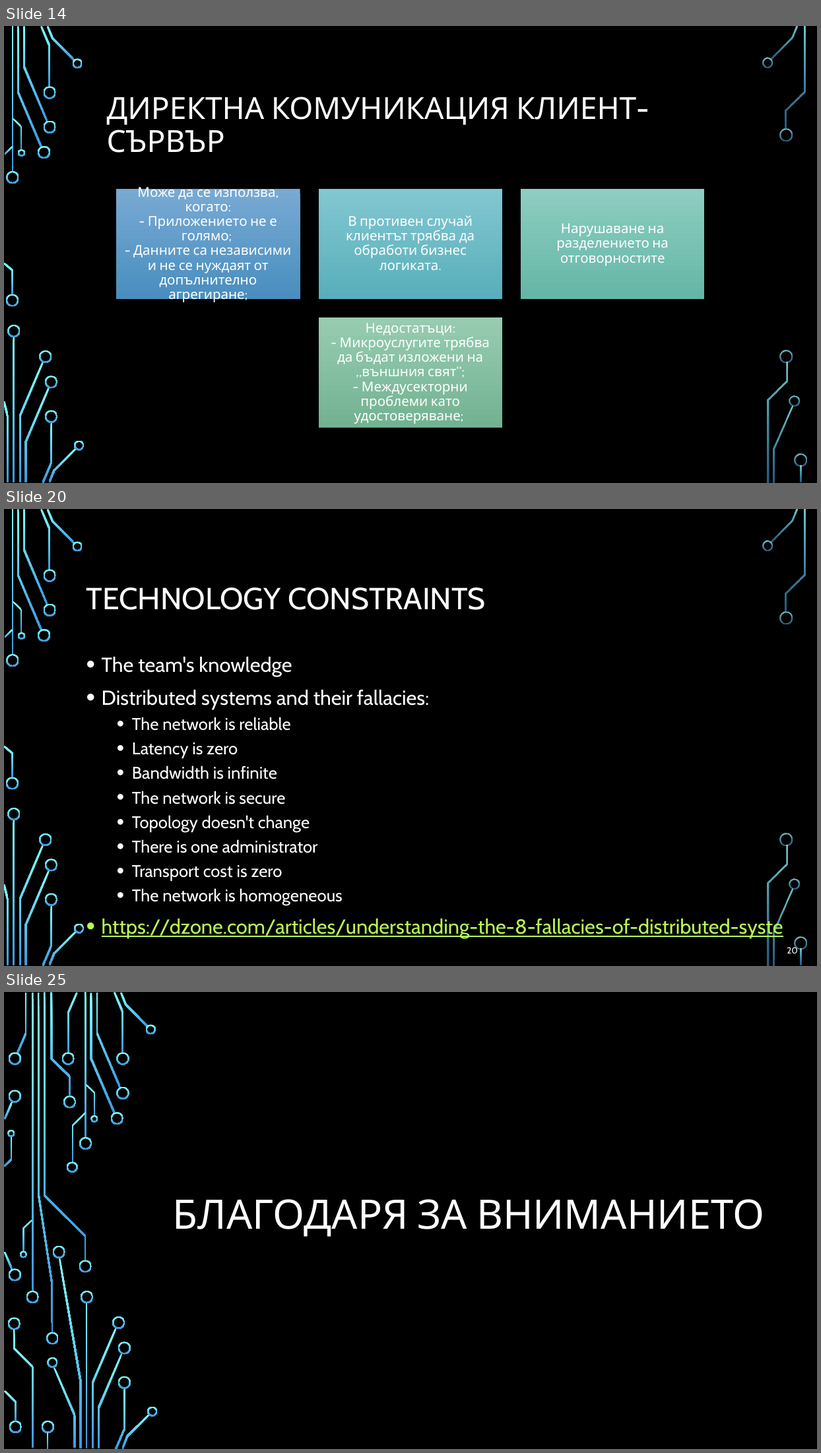
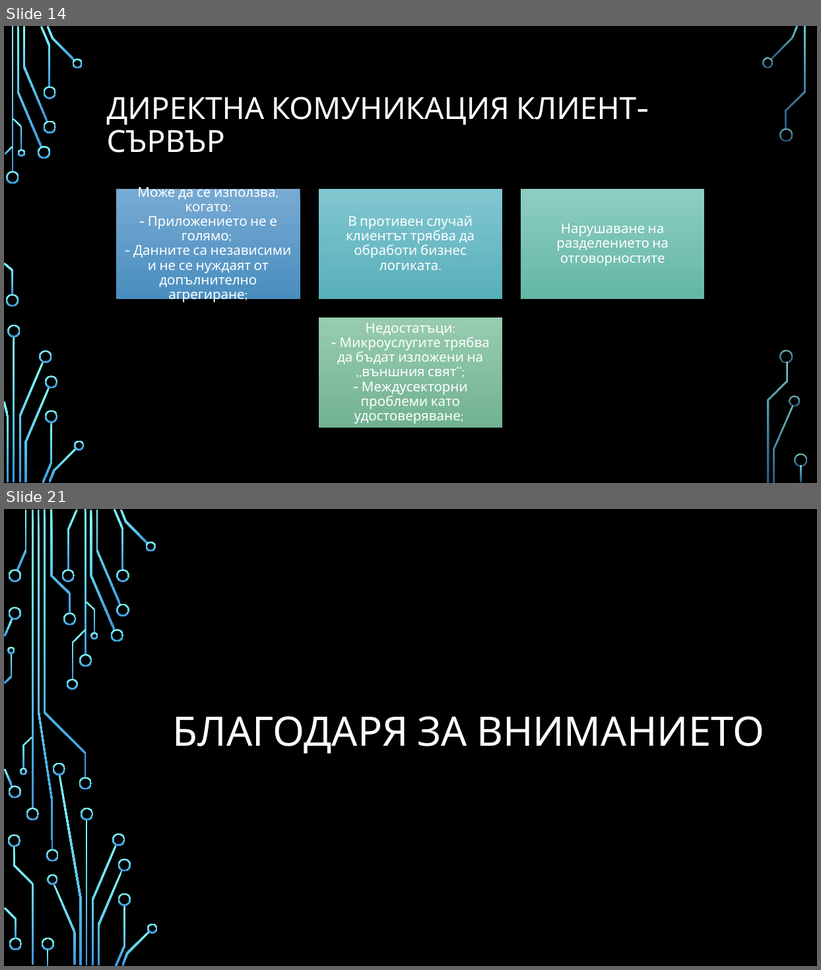
Before and after one commit to profjordanov/doctorate, a slide deck: communications/web_communication_pres.pptx. Shown one above the other, each under a label of ours: slides 14, 20 and 25 before the commit, slides 14 and 21 after it; the slides between them are not shown. The pictures are 821x1453 and 821x970 pixels, drawn with LibreOffice and Linux fonts; fonts in the diff are those of the drawing; background and template pictures are left out. Boxes give left, top, right and bottom in pixels: in the first picture for what was removed or moved away, otherwise in the second. Text is boxed around its words. In the diff, an @@ line names an element or a change of style, - is before the commit and + after.

```diff
--- a/communications/web_communication_pres.pptx
+++ b/communications/web_communication_pres.pptx
@@ slide 20 removed at (4, 509, 817, 966), background picture (left out); not listed: 36 template elements that a slide beside it also shows @@
@@ title removed at (86, 588, 486, 610) @@
-TECHNOLOGY CONSTRAINTS
@@ text removed at (102, 657, 783, 939) @@
-• The team's knowledge
-• Distributed systems and their fallacies:
-  • The network is reliable
-  • Latency is zero
-  • Bandwidth is infinite
-  • The network is secure
-  • Topology doesn't change
-  • There is one administrator
-  • Transport cost is zero
-  • The network is homogeneous
-• https://dzone.com/articles/understanding-the-8-fallacies-of-distributed-syste
@@ page number removed at (787, 947, 798, 954) @@
-20
@@ what was slide 25 is now slide 21 @@
```
Also in this commit, not shown: 1 slide changed, 5 slides added, 8 other slides removed.
